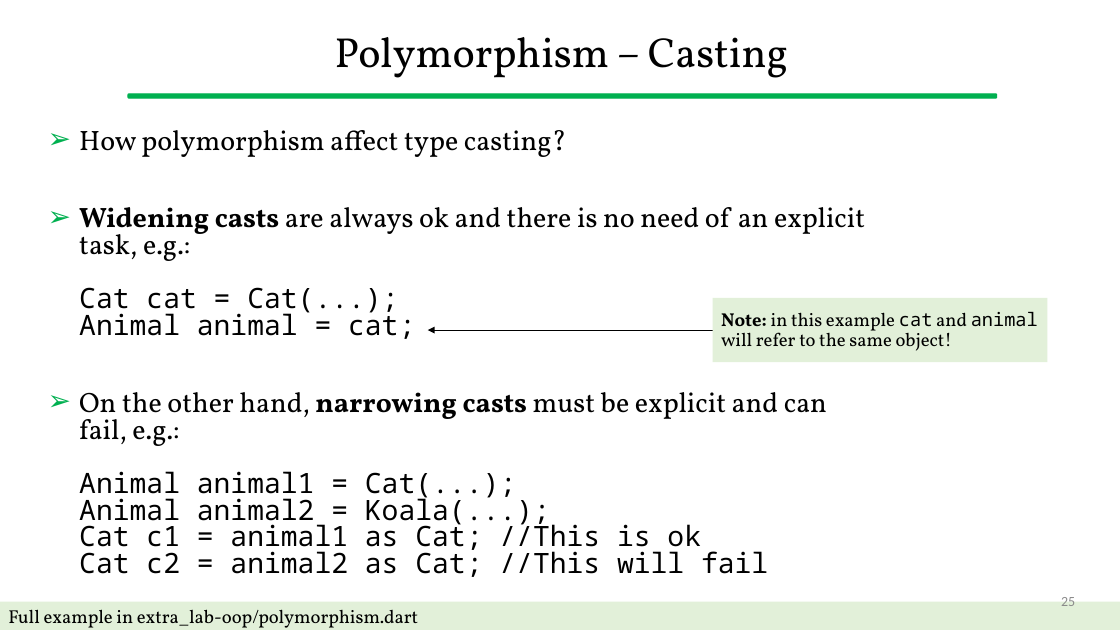
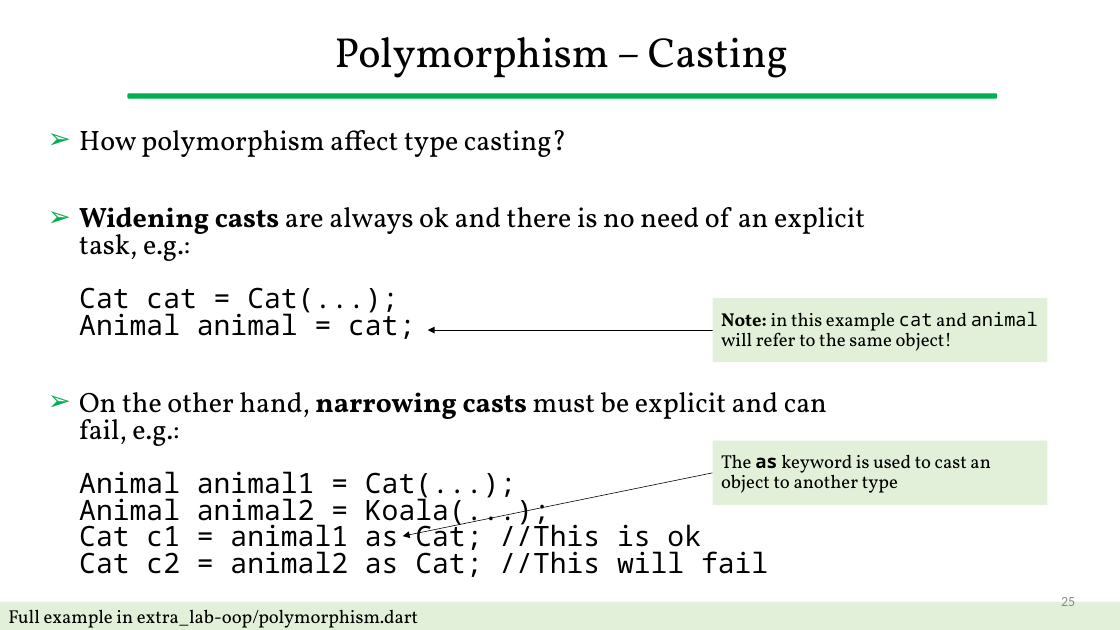
Before and after one commit to gcappon/bwthw, a slide deck: slide 25 of extra_lab-oop/extra_lab-oop.pptx. Drawn at 1120x630 pixels with LibreOffice and Linux fonts; fonts in the diff are those of the drawing. Boxes give left, top, right and bottom in pixels: in the first picture for what was removed or moved away, otherwise in the second. Text is boxed around its words. In the diff, an @@ line names an element or a change of style, - is before the commit and + after.

```diff
--- a/extra_lab-oop/extra_lab-oop.pptx
+++ b/extra_lab-oop/extra_lab-oop.pptx
@@ rectangle added at <box>712,441,1047,506</box>, fill #E2F0D9, 16 pt, text #000000 @@
+The as keyword is used to cast an object to another type
@@ arrow added from (712, 473) to (402, 536), #000000 0.5 pt @@
```
Also in this commit, not shown: 1 other file.
